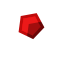
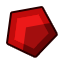
The second (64, 64) image is a revision of the first. Changes to its layers:
painted on "Forme 21" over (8, 8, 56, 56)
